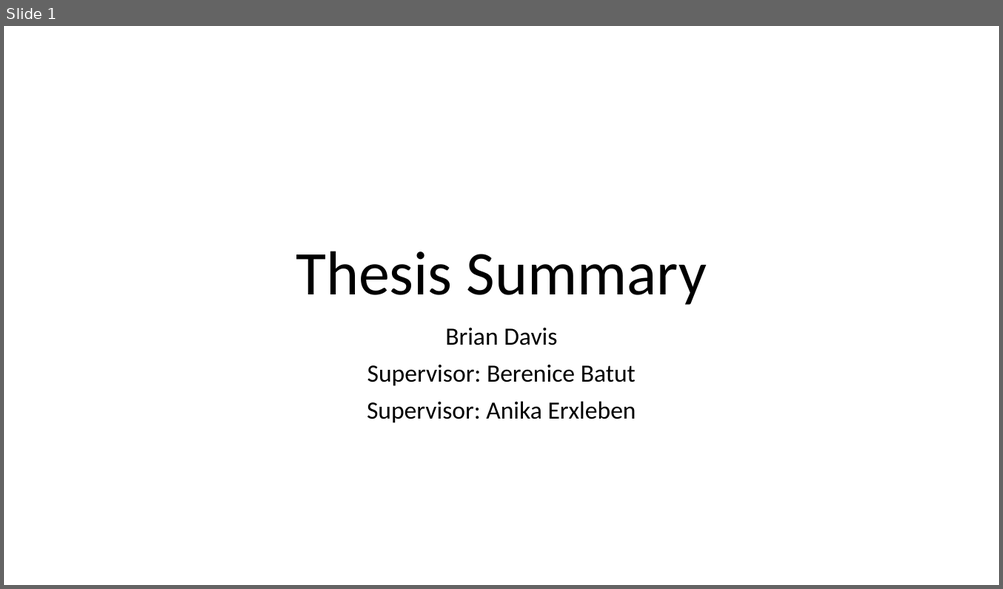
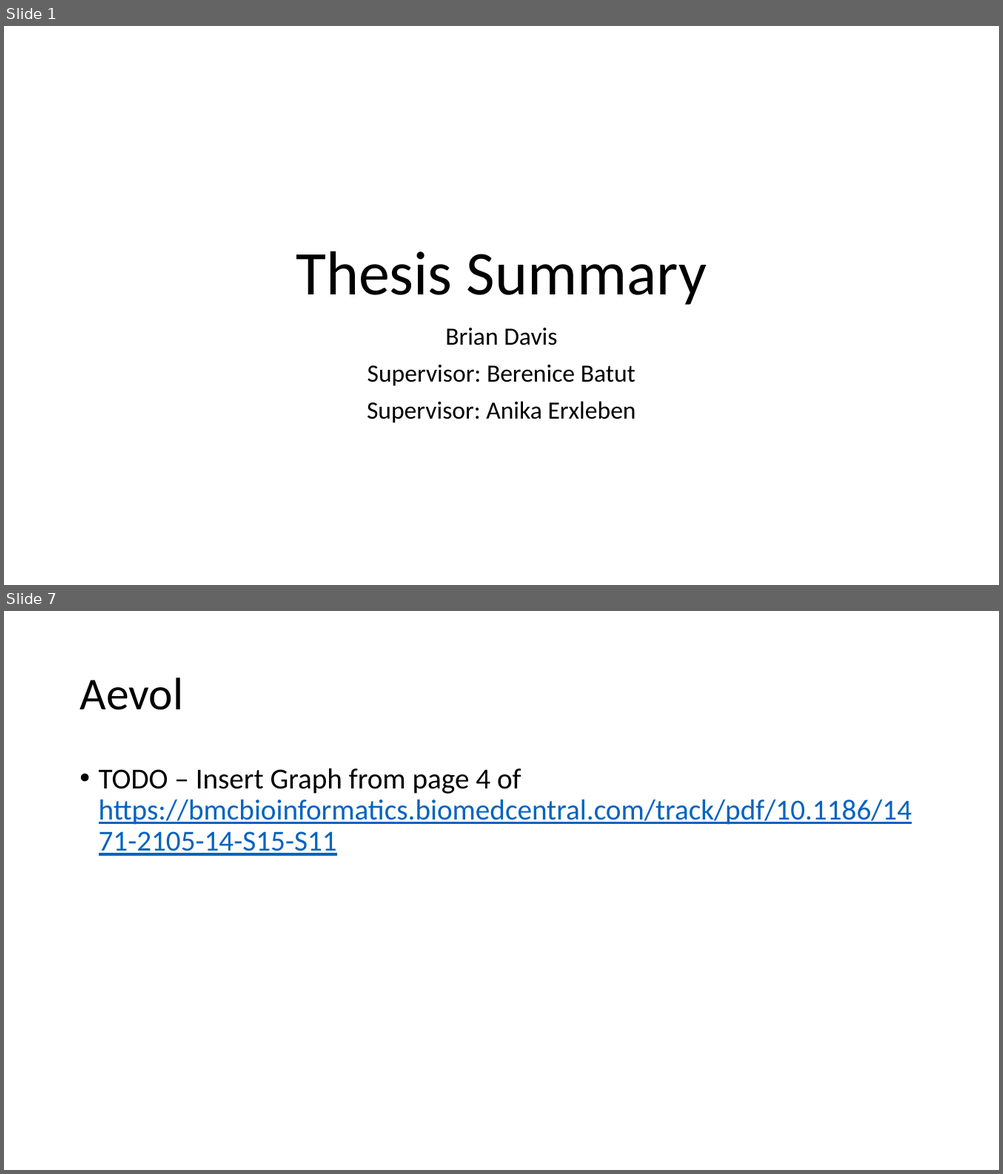
Before and after one commit to davisbk/thesis, a slide deck: doc/Presentation_to_Anika01.pptx. Shown one above the other, each under a label of ours: slide 1 before the commit, slides 1 and 7 after it; the slides between them are not shown. The pictures are 1003x589 and 1003x1174 pixels, drawn with LibreOffice and Linux fonts; fonts in the diff are those of the drawing. Boxes give left, top, right and bottom in pixels: in the first picture for what was removed or moved away, otherwise in the second. Text is boxed around its words. In the diff, an @@ line names an element or a change of style, - is before the commit and + after.

```diff
--- a/doc/Presentation_to_Anika01.pptx
+++ b/doc/Presentation_to_Anika01.pptx
@@ slide 7 added at [4, 611, 999, 1170], background #FFFFFF @@
@@ title added at [79, 678, 183, 710], 44 pt, text #000000 @@
+Aevol
@@ text added at [99, 768, 911, 856], 28 pt, text #0563C1, underline @@
+• TODO – Insert Graph from page 4 of https://bmcbioinformatics.biomedcentral.com/track/pdf/10.1186/1471-2105-14-S15-S11
```
Also in this commit, not shown: 7 slides changed, 4 other slides added, 1 slide removed.
